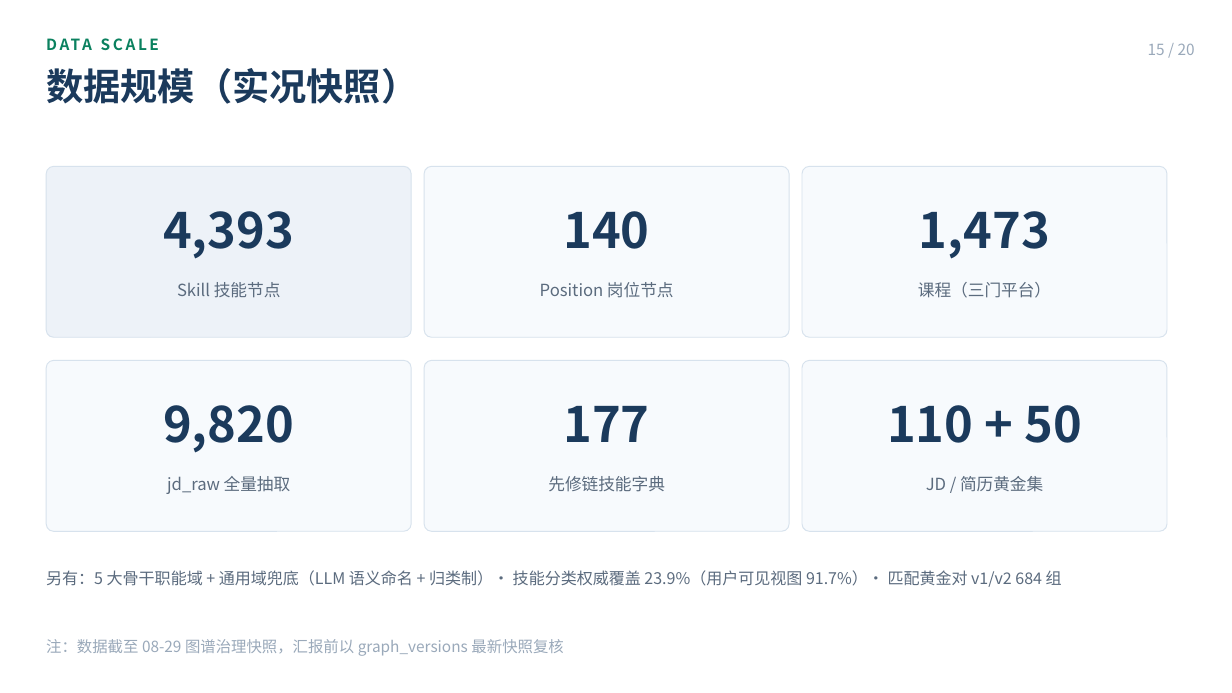
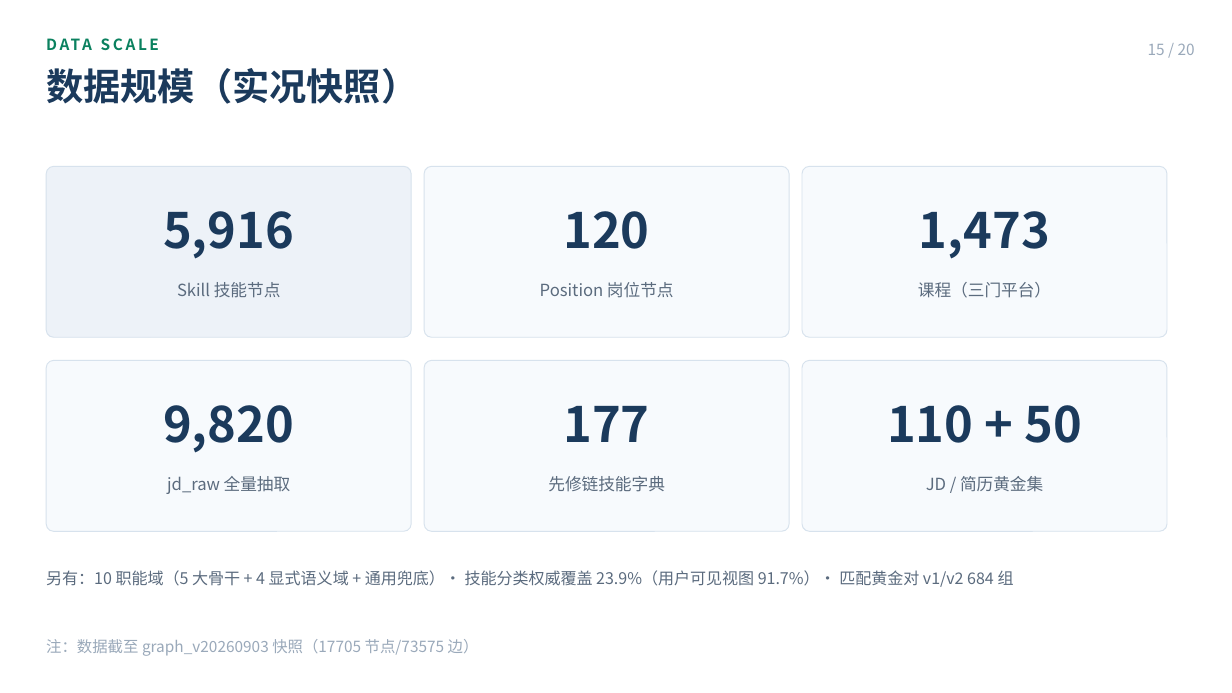
Before and after one commit to Sanksu/zhigang-compass, a slide deck: slide 15 of docs/m5/智岗罗盘_答辩PPT_终稿.pptx. Drawn at 1232x693 pixels with LibreOffice and Linux fonts; fonts in the diff are those of the drawing. Boxes give left, top, right and bottom in pixels: in the first picture for what was removed or moved away, otherwise in the second. Text is boxed around its words. In the diff, an @@ line names an element or a change of style, - is before the commit and + after.

Commit message:
docs(ppt): 补齐终稿 PPT——10 职能域 + 数据截至 9-03 快照 + JD F1 统一 0.9632
对齐域细分阶段 1+2 + 口径校准到讲解 PPT（build_final.js 重生成）：
- 页6 知识图谱：5 大骨干职能域 → 10 职能域（5 骨干 + 4 显式语义域 + 通用）
- 页15 数据规模：Skill 4,393→5,916 / Position 140→120（9-03 快照），
  域说明补 10 职能域，注改「数据截至 graph_v20260903（17705 节点/73575 边）」
- 页7/13/18/结尾：JD aligned F1 0.9629 → **0.9632**（4 处，08-28 正式验收三跑值，
  顶部 09-01 注释保留 0.9629 作历史口径说明）
- 已验证重生成后的 pptx：页7/13/18 均 0.9632，20 页

关联：域细分 #759/#761（frozen4）、口径校准 #774（0.9632）、快照 graph_v20260903

```diff
--- a/docs/m5/智岗罗盘_答辩PPT_终稿.pptx
+++ b/docs/m5/智岗罗盘_答辩PPT_终稿.pptx
@@ text at (163, 211, 294, 259): text changed @@
-4,393
+5,916
@@ text at (563, 211, 649, 249): text changed @@
-140
+120
@@ text at (46, 570, 1014, 587): text changed @@
-另有：5 大骨干职能域 + 通用域兜底（LLM 语义命名 + 归类制）· 技能分类权威覆盖 23.9%（用户可见视图 91.7%）· 匹配黄金对 v1/v2 684 组
+另有：10 职能域（5 大骨干 + 4 显式语义域 + 通用兜底）· 技能分类权威覆盖 23.9%（用户可见视图 91.7%）· 匹配黄金对 v1/v2 684 组
@@ text at (46, 639, 479, 656): text changed @@
-注：数据截至 08-29 图谱治理快照，汇报前以 graph_versions 最新快照复核
+注：数据截至 graph_v20260903 快照（17705 节点/73575 边）
```
Also in this commit, not shown: 4 other slides changed, 1 other file.
